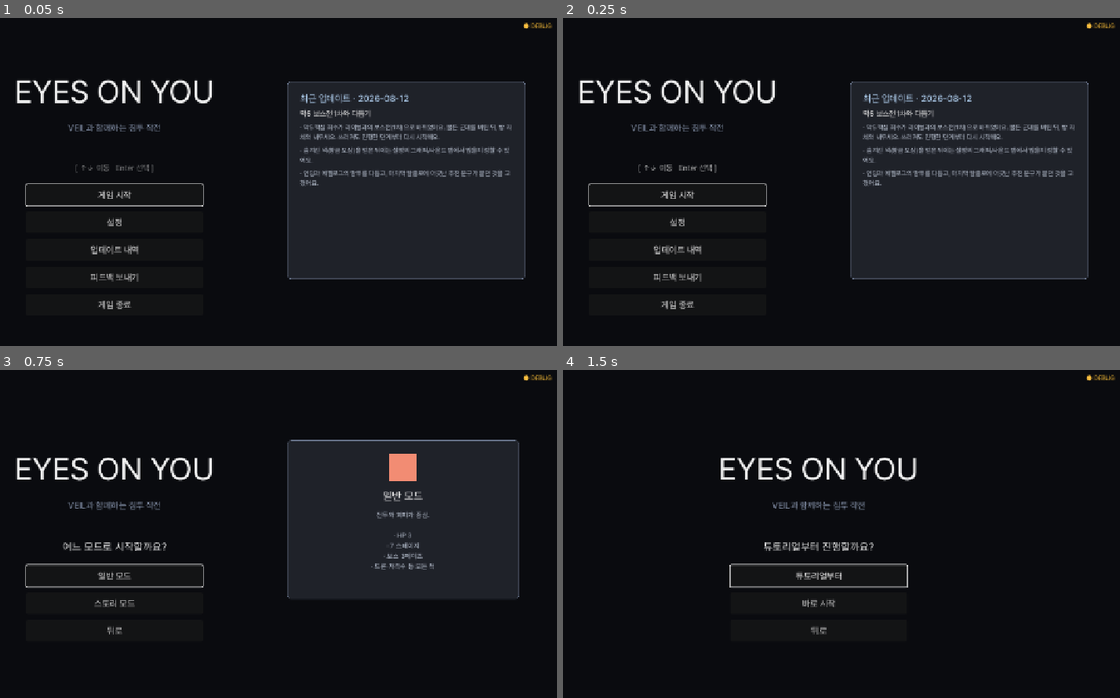
Above: before the commit, frames 1-4 (two rows, left to right).
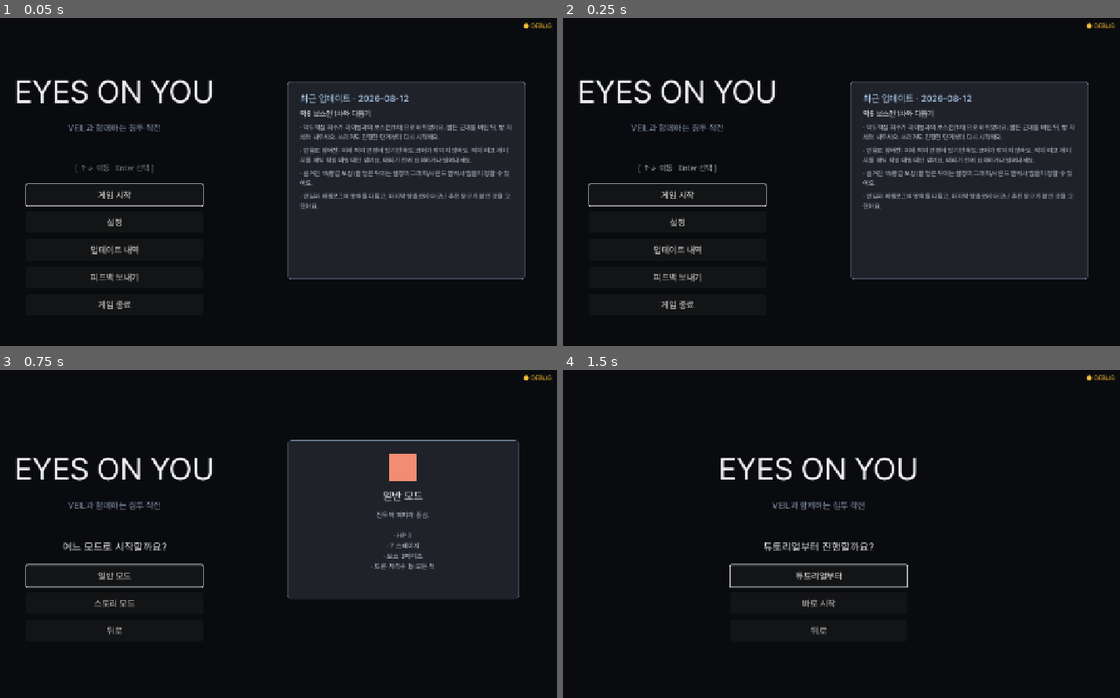
Above: after the commit, the same moments.

Repository: soomin007/EyesOnYou-Full
Game: Godot game, scene res://scenes/main.tscn
The game is run twice, just before and just after one commit, with the same random seed, the same clock (stepped at 60 frames per second) and the same inputs. Sound files missing from this copy of the repository are replaced by a short silence.
Inputs:
- Up to frame 1 (0.05 s): no input
- Up to frame 2 (0.25 s): no input
- Up to frame 3 (0.75 s): click "게임 시작" at 0.5 s
- Up to frame 4 (1.5 s): click "일반 모드" at 1.25 s

The runs differ from the first frame. In frame 1, 1.5% of the frame differs, in the area x 53-92%, y 39-59%; in frame 2, 1.5%; in frame 3, nothing differs; in frame 4, nothing differs.

Commit message:
feat(defense): 반응로 코어를 타격 기반으로 재설계 (오라 드레인 폐기)
- 사용자 피드백: 반경 진입만으로 깎이는 드레인은 인과가 안 보임
- 밴드 안 적이 각자 1.5s 와인드업(머리 위 예고 게이지) 후 직접 타격:
  1피해 + 스파크 + 타격음 + 코어 흔들림(위치 진동, 광과민성 기준 준수)
- 이탈 시 와인드업 리셋 — 밀어내기(kite)가 유효한 수비가 됨
- hp 120/drain 6 → hp 14/interval 1.5 (적 1기 방치 21초 등가)
- HP바 1피해=1칸 구분선. 헤드리스 수동 틱 하니스 전 항목 PASS

Co-Authored-By: Claude Fable 5 <noreply@anthropic.com>

Diff:
--- a/scripts/DefenseCore.gd
+++ b/scripts/DefenseCore.gd
@@ -8,14 +8,17 @@
 # 중앙)에 서면 적이 자연히 dome 안으로 몰려든다 → 플레이어는 자리를 비우지 못하고 양 측면을 막아야 한다.
 # 이것이 "자리를 지키는" 손맛 = datacenter처럼 자유롭게 사냥하는 kill-all ARENA와 정반대의 정체성이다.
 #
-# 침입 판정: dome(수평 반경 + 지면 밴드) 안의 "enemy" 그룹 적 수를 세어, 수 × drain_per_sec × delta
-# 만큼 HP 감소. 넘어오는 적을 밀어내거나(kite) 빨리 처치해 dome를 비워야 한다. 높은 발판의 저격/드론은
-# 지면 밴드 밖이라 코어를 깎지 못하고 "플레이어만 견제" → 근접(patrol/bomber/shield) = 코어 위협,
+# 침입 판정(2026-08-12 재설계 — 사용자: "반경에 들어오기만 해도 깎이는 것보다 애들이 코어를
+# 공격하는 게 낫다"): dome(수평 반경 + 지면 밴드) 안의 "enemy"는 각자 와인드업 게이지를 채우고,
+# hit_interval마다 코어를 **직접 타격**한다(1피해 + 스파크 + 타격음 + 코어 흔들림). 진입 즉시는
+# 무피해 — 와인드업 예고(적 머리 위 게이지)를 보고 요격할 시간이 있고, 밀어내면(kite/이탈)
+# 와인드업이 리셋돼 "쫓아내기"가 유효한 수비가 된다. 인과가 보이는 이산 타격 = 오라 드레인 대체.
+# 높은 발판의 저격/드론은 지면 밴드 밖이라 코어를 못 때리고 "플레이어만 견제" → 근접 = 코어 위협,
 # 원거리 = 플레이어 압박으로 역할이 갈린다.
 #
 # 클리어는 웨이브 전멸(ENEMY_CLEAR)이 담당하고, 이 코어는 "실패 조건"만 얹는다.
 #
-# 사용: MapData 맵의 "defense_core" = {pos(지면 접점=하단 중앙), hp?, radius?, drain?}.
+# 사용: MapData 맵의 "defense_core" = {pos(지면 접점=하단 중앙), hp?, radius?, interval?}.
 
 signal breached                        # 코어 HP 0 — 방어 실패
 signal engaged_changed(active: bool)   # dome 안에 적이 생김/사라짐 (Stage 경보 연출용)
@@ -25,21 +28,25 @@
 const BAND_UP: float = 150.0           # dome 지면 밴드: 코어 원점(지면) 위로 이만큼까지가 "지면 적"
 const BAND_DOWN: float = 50.0          # 원점 아래 여유(적 콜리전 중심 편차)
 
-var max_hp: float = 120.0
-var _hp: float = 120.0
+var max_hp: float = 14.0
+var _hp: float = 14.0
 var breach_radius: float = 360.0       # dome 수평 반경
-var drain_per_sec: float = 6.0         # 적 1기당 초당 감소량
+var hit_interval: float = 1.5          # 적 1기의 타격 주기(진입 후 첫 타격까지 = 와인드업)
 
 var _dead: bool = false                # 함락 또는 확보(secured) — 더는 처리 안 함
 var _engaged: bool = false             # 현재 dome 안에 적이 있는가
 var _pulse_t: float = 0.0
 var _tag: Label = null
-
-func setup(hp: float, radius: float, drain: float) -> void:
-	max_hp = maxf(hp, 10.0)
+var _windup: Dictionary = {}           # enemy instance_id → 와인드업 누적(밴드 안에서만 증가)
+var _attackers: Array = []             # [{rel: Vector2, prog: float}] — 예고 게이지 렌더용
+var _hits: Array = []                  # [{side: float, t: float}] — 타격 스파크(짧게 페이드)
+var _shake_t: float = 0.0              # 피격 흔들림 잔여 시간
+
+func setup(hp: float, radius: float, interval: float) -> void:
+	max_hp = maxf(hp, 3.0)
 	_hp = max_hp
 	breach_radius = maxf(radius, 80.0)
-	drain_per_sec = maxf(drain, 0.5)
+	hit_interval = maxf(interval, 0.5)
 	z_index = -1   # 배우(플레이어/적, z=0) 뒤 — 적이 코어 앞에 겹쳐 보이게. 배경(-12..-20)보다는 앞.
 	_build_tag()
 
@@ -57,7 +64,7 @@
 func _hp_ratio() -> float:
 	return clampf(_hp / max_hp, 0.0, 1.0)
 
-# ─── 침입 판정 + 드레인 ────────────────────────────────────────
+# ─── 침입 판정 + 타격 ──────────────────────────────────────────
 func _physics_process(delta: float) -> void:
 	if _dead or not is_inside_tree():
 		return
@@ -65,29 +72,59 @@
 	if tree == null:
 		return
 	var count: int = 0
+	var seen: Dictionary = {}
+	_attackers.clear()
 	for e in tree.get_nodes_in_group("enemy"):
 		if e == null or not (e is Node2D):
 			continue
 		if e.get("harmless"):   # 속성 없으면 null(=falsy) → bool(null) 크래시 회피(null-safe truthiness)
-			continue   # 스폰 직후 무해 상태 등 — 위협 없으면 코어도 안 깎음
+			continue   # 스폰 직후 무해 상태 등 — 위협 없으면 타격도 없음
 		var ep: Vector2 = (e as Node2D).global_position
 		var dx: float = absf(ep.x - global_position.x)
 		var dy: float = ep.y - global_position.y   # 코어 원점=지면. 지면 적은 dy≈-20..-40, 높은 발판 적은 큰 음수
 		if dx <= breach_radius and dy >= -BAND_UP and dy <= BAND_DOWN:
 			count += 1
+			var eid: int = (e as Node).get_instance_id()
+			var acc: float = float(_windup.get(eid, 0.0)) + delta
+			if acc >= hit_interval:
+				acc -= hit_interval
+				_strike(ep)
+			seen[eid] = true
+			_windup[eid] = acc
+			_attackers.append({"rel": ep - global_position, "prog": acc / hit_interval})
+	# 이탈/사망한 적의 와인드업 리셋 — 밀어내면 처음부터. keys()는 복사본이라 순회 중 erase 안전.
+	for k in _windup.keys():
+		if not seen.has(k):
+			_windup.erase(k)
 	var now_engaged: bool = count > 0
 	if now_engaged != _engaged:
 		_engaged = now_engaged
 		engaged_changed.emit(_engaged)
-	if count > 0:
-		_hp -= drain_per_sec * float(count) * delta
-		if _hp <= 0.0:
-			_hp = 0.0
-			_dead = true
-			breached.emit()
+	# 타격 이펙트 페이드/흔들림 감쇠.
+	_shake_t = maxf(0.0, _shake_t - delta)
+	var i: int = _hits.size() - 1
+	while i >= 0:
+		var h: Dictionary = _hits[i]
+		h["t"] = float(h.get("t", 0.0)) + delta
+		if float(h["t"]) > 0.35:
+			_hits.remove_at(i)
+		i -= 1
 	_pulse_t += delta
 	_update_tag_color()
 	queue_redraw()
+
+# 한 대 — 인과가 보이는 이산 피해(스파크 + 타격음 + 흔들림). breach는 여기서만 발생.
+func _strike(attacker_pos: Vector2) -> void:
+	if _dead:
+		return
+	_hp -= 1.0
+	_shake_t = 0.22
+	_hits.append({"side": signf(attacker_pos.x - global_position.x), "t": 0.0})
+	SfxPlayer.play_at("bullet_impact_wall", global_position, 3.0)
+	if _hp <= 0.0:
+		_hp = 0.0
+		_dead = true
+		breached.emit()
 
 func _update_tag_color() -> void:
 	if _tag == null:
@@ -108,6 +145,41 @@
 	_draw_dome(col)
 	_draw_core_body(col)
 	_draw_hp_bar()
+	_draw_windups()
+	_draw_hit_sparks()
+
+# 와인드업 예고 — 밴드 안 적 머리 위에 차오르는 게이지 아크(가득 = 타격). 요격 우선순위가 보인다.
+func _draw_windups() -> void:
+	for a_raw in _attackers:
+		var a: Dictionary = a_raw
+		var rel: Vector2 = a.get("rel", Vector2.ZERO)
+		var prog: float = clampf(float(a.get("prog", 0.0)), 0.0, 1.0)
+		if prog <= 0.02:
+			continue
+		var p: Vector2 = rel + Vector2(0.0, -74.0)
+		var warn := Color(0.98, 0.45, 0.28, 0.5 + 0.4 * prog)
+		draw_arc(p, 11.0, -PI * 0.5, -PI * 0.5 + TAU * prog, 20, warn, 3.0, true)
+		if prog > 0.8:
+			draw_circle(p, 3.5, warn)
+
+# 타격 스파크 — 코어 기둥의 맞은 면에서 튀는 파편 선(0.35s 페이드). 광과민성 기준 준수(점멸 아님).
+func _draw_hit_sparks() -> void:
+	for h_raw in _hits:
+		var h: Dictionary = h_raw
+		var t: float = float(h.get("t", 0.0))
+		var k: float = clampf(t / 0.35, 0.0, 1.0)
+		var side: float = float(h.get("side", 1.0))
+		if side == 0.0:
+			side = 1.0
+		var origin := Vector2(34.0 * side, -62.0)
+		var a: float = (1.0 - k) * 0.9
+		var col := Color(1.0, 0.72, 0.35, a)
+		for j in 4:
+			var ang: float = -PI * 0.5 + (float(j) - 1.5) * 0.5 + side * 0.4
+			var dir := Vector2(cos(ang), sin(ang))
+			var r0: float = 6.0 + 20.0 * k
+			draw_line(origin + dir * r0, origin + dir * (r0 + 9.0), col, 2.0)
+		draw_circle(origin, 5.0 * (1.0 - k) + 1.0, Color(1.0, 0.85, 0.55, a))
 
 func _draw_dome(col: Color) -> void:
 	# 침입 구역 — 지면에 얹힌 반원형(반타원) 반투명 필드 + 경계 아크. 침입 중엔 붉게 빠르게 맥동.
@@ -147,6 +219,9 @@
 			draw_polyline(pts, cc, 3.0, true)
 
 func _draw_core_body(col: Color) -> void:
+	# 피격 흔들림 — 밝기 점멸이 아니라 위치 미세 진동(광과민성 기준). _draw 끝에서 transform 복원.
+	var off := Vector2(sin(_pulse_t * 70.0) * 4.0 * (_shake_t / 0.22), 0.0)
+	draw_set_transform(off, 0.0, Vector2.ONE)
 	# 받침대
 	draw_rect(Rect2(Vector2(-48.0, -34.0), Vector2(96.0, 34.0)), Color(0.16, 0.18, 0.22))
 	draw_rect(Rect2(Vector2(-48.0, -34.0), Vector2(96.0, 34.0)), Color(0.05, 0.05, 0.07), false, 2.0)
@@ -162,6 +237,7 @@
 	draw_circle(Vector2(0.0, -88.0), 27.0, Color(oc.r, oc.g, oc.b, 0.18 * life))
 	draw_circle(Vector2(0.0, -88.0), 16.0, Color(oc.r, oc.g, oc.b, lerp(0.45, 0.92, glow) * life))
 	draw_circle(Vector2(0.0, -88.0), 8.0, Color(1.0, 1.0, 1.0, lerp(0.55, 0.92, glow) * life))
+	draw_set_transform(Vector2.ZERO, 0.0, Vector2.ONE)
 
 func _draw_hp_bar() -> void:
 	var ratio: float = _hp_ratio()
@@ -181,7 +257,8 @@
 	else:
 		fill_c = Color(0.95, 0.35, 0.30)
 	draw_rect(Rect2(Vector2(bx, by), Vector2(bw * ratio, bh)), fill_c)
-	# 10칸 구분선
-	for i in range(1, 10):
-		var sx: float = bx + bw * float(i) / 10.0
+	# 칸 구분선 — 이산 타격이라 1피해 = 1칸으로 읽히게(HP가 크면 10칸 폴백).
+	var segs: int = int(round(max_hp)) if max_hp <= 24.0 else 10
+	for i in range(1, segs):
+		var sx: float = bx + bw * float(i) / float(segs)
 		draw_line(Vector2(sx, by), Vector2(sx, by + bh), Color(0.0, 0.0, 0.0, 0.4), 1.0)
--- a/scripts/GameInfo.gd
+++ b/scripts/GameInfo.gd
@@ -15,6 +15,7 @@
 		"title": "막5 보스전 1차와 다듬기",
 		"items": [
 			"막5 핵심 회수가 라이벌과의 보스전(1차)으로 바뀌었어요. 물든 군대를 버틴 뒤, 방 자체와 싸우세요. 쓰러져도 진행한 단계부터 다시 시작해요.",
+			"반응로 방어전: 이제 적이 반경에 있기만 해도 코어가 깎이지 않아요. 적이 예고 게이지를 채워 직접 때릴 때만 깎여요. 때리기 전에 요격하거나 밀어내세요.",
 			"숨겨진 색(황금 보상)을 얻은 뒤에는 설정의 그래픽/사운드 탭에서 입을지 정할 수 있어요.",
 			"엔딩과 에필로그의 말투를 다듬고, 마지막 탈출로에 어긋난 추천 문구가 붙던 것을 고쳤어요.",
 		],
--- a/scripts/MapData.gd
+++ b/scripts/MapData.gd
@@ -1479,7 +1479,9 @@
 		"camera_mode":  "FIXED",
 		"ground_y":     820.0,
 		# 지켜야 할 코어 — 중앙 지면. dome 반경 360(=x 600..1320). 적은 이 밖에서 스폰해 안으로 밀려온다.
-		"defense_core": {"pos": Vector2(960.0, 820.0), "hp": 120.0, "radius": 360.0, "drain": 6.0},
+		# 타격 기반(2026-08-12): 적 1기가 1.5s 와인드업마다 1피해. hp 14 ≈ 적 1기 방치 21초(구 드레인
+		# 120/6=20초와 등가) — 예고·요격 여지만큼 실질은 관대해짐. 밸런스 실플레이 대상.
+		"defense_core": {"pos": Vector2(960.0, 820.0), "hp": 14.0, "radius": 360.0, "interval": 1.5},
 		"platforms": [
 			# 좌우 상단 저격 발판(dome 밖, 중앙과 수평거리 700) — 플레이어만 압박, 코어는 못 깎음.
 			{"pos": Vector2(260, 560),  "w": 200.0},
--- a/scripts/Stage.gd
+++ b/scripts/Stage.gd
@@ -2040,8 +2040,9 @@
 	add_child(hz)
 	hz.setup(float(cfg.get("start_x", -300.0)), float(cfg.get("speed", 210.0)), float(cfg.get("max_gap", 700.0)))
 
-# 아레나 방어(DefenseCore 기믹) — MapData "defense_core" = {pos, hp?, radius?, drain?}.
-# 코어 dome 안에 적이 머물면 코어 HP가 깎이고, 0이면 방어 실패(스테이지 실패). 웨이브 전멸이 클리어.
+# 아레나 방어(DefenseCore 기믹) — MapData "defense_core" = {pos, hp?, radius?, interval?}.
+# dome 안 적이 와인드업(예고 게이지) 후 코어를 직접 타격, 0이면 방어 실패. 웨이브 전멸이 클리어.
+# (2026-08-12 재설계: 오라 드레인 → 이산 타격. 인과 가독 + 밀어내기 유효화.)
 func _build_defense_core() -> void:
 	var cfg: Dictionary = _map_data.get("defense_core", {})
 	if cfg.is_empty():
@@ -2049,7 +2050,7 @@
 	var core := DefenseCore.new()
 	add_child(core)
 	core.position = cfg.get("pos", Vector2(960.0, 820.0))
-	core.setup(float(cfg.get("hp", 120.0)), float(cfg.get("radius", 360.0)), float(cfg.get("drain", 6.0)))
+	core.setup(float(cfg.get("hp", 14.0)), float(cfg.get("radius", 360.0)), float(cfg.get("interval", 1.5)))
 	core.breached.connect(_on_core_breached)
 	_defense_core = core
 
